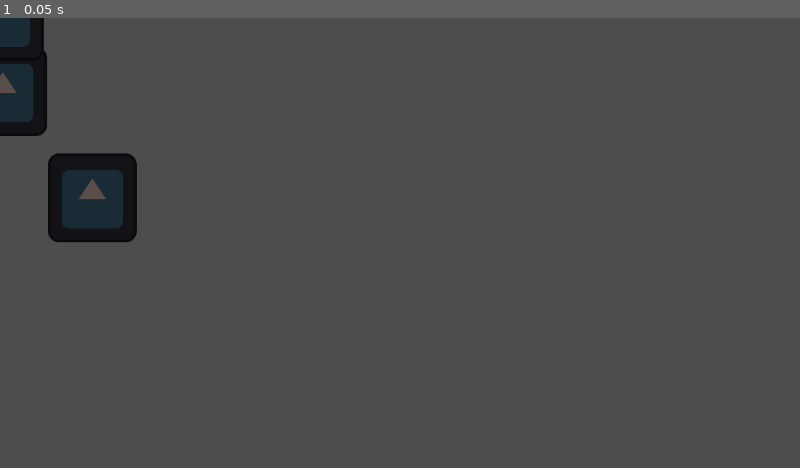
Above: before the commit, frame 1.
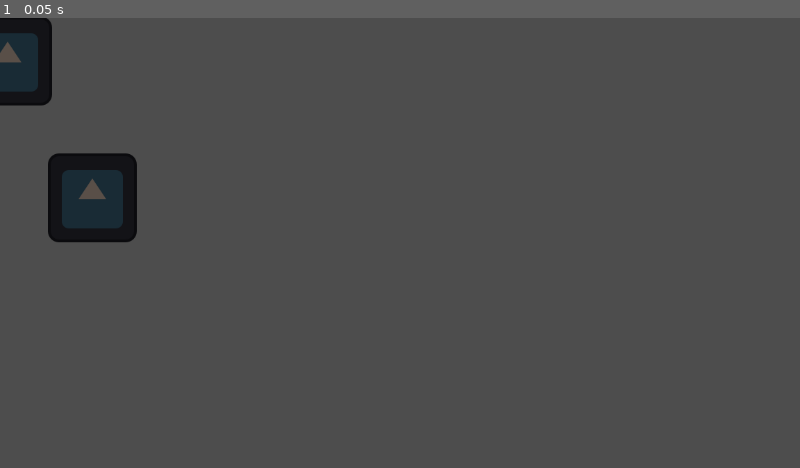
Above: after the commit, the same moment.

Repository: StickyBeacon/chasebox
Game: Godot game, scene res://spaces/maps/map_2.tscn
Same seed, same stepped clock (60 frames per second), same inputs: the game is played once before the commit and once after it. This scene is started directly instead of the project's main scene. The engine's default icon, where the game draws it, is replaced by a stand-in: a white triangle on a blue panel in a dark square.
Inputs:
- Up to frame 1 (0.05 s): no input

The runs differ from the first frame. In frame 1, 1.1% of the frame differs, in the area x 0-7%, y 0-27%.

Commit message:
Map system werkt! jpoepie!

Diff:
--- a/managers/map_manager.gd
+++ b/managers/map_manager.gd
@@ -1,14 +1,35 @@
 extends Node
+
+var _map_list = []
+const MAP_DIR = "res://spaces/maps/"
+var _current_map :BaseMap= null
+
+
+func _ready() -> void:
+	var dir_access = DirAccess.open(MAP_DIR)
+	for map in dir_access.get_files():
+		if map.ends_with(".tscn"):
+			_map_list.append(load(MAP_DIR + map))
 
 
 func generate_random_map():
-	pass
+	clear_map()
+	var new_map = _map_list.pick_random().instantiate()
+	%Map.add_child(new_map)
+	_current_map = new_map
 
 
-func spawn_players():
-	pass
+
+func spawn_players(team_dict):
+	for id in team_dict[RoundManager.Team.Chaser] + team_dict[RoundManager.Team.Runner]:
+		var team = RoundManager.Team.Chaser if id in team_dict[RoundManager.Team.Chaser] else RoundManager.Team.Runner
+		var player :Player= %PlayerManager.get_player(id)
+		player.is_chaser = true if team == RoundManager.Team.Chaser else false
+		player.global_position = _current_map.get_spawn(team)
+
 
 
 func clear_map():
+	_current_map = null
 	for child in %Map.get_children():
 		child.queue_free()
--- a/managers/round_manager.gd
+++ b/managers/round_manager.gd
@@ -65,6 +65,7 @@
 		return
 
 	#TODO laad nieuwe map
+	%MapManager.generate_random_map()
 	current_gamemode = GameMode.values().pick_random()
 	turn_order.reverse()
 	next_turn()
@@ -106,13 +107,7 @@
 
 	# TODO maak maps bruh
 	# Initialize player variables based on team
-	var run_spawn = Vector2(-400,-200) # temp
-	var chase_spawn = Vector2(400,200) # temp
-	for id in chosen_players:
-		var player :Player= %PlayerManager.get_player(id)
-		player.is_chaser = true if id in team_dict[Team.Chaser] else false
-		player.global_position = chase_spawn if id in team_dict[Team.Chaser] else run_spawn
-
+	%MapManager.spawn_players(team_dict)
 	# Game starts
 	%TimerManager.start_timer()
 
--- a/spaces/maps/map_2.tscn
+++ b/spaces/maps/map_2.tscn
@@ -17,7 +17,7 @@
 [node name="Map" type="Node2D" parent="." index="3"]
 
 [node name="Box" type="StaticBody2D" parent="Map" index="0"]
-position = Vector2(-124, 252)
+position = Vector2(-122, 260)
 
 [node name="Sprite2D" type="Sprite2D" parent="Map/Box" index="0"]
 modulate = Color(0.350029, 0.309714, 0.280276, 1)
@@ -38,19 +38,8 @@
 modulate = Color(0.972105, 0.974033, 0.973949, 1)
 shape = SubResource("RectangleShape2D_u6vgl")
 
-[node name="Box3" type="StaticBody2D" parent="Map" index="2"]
-position = Vector2(4, 106)
-
-[node name="Sprite2D" type="Sprite2D" parent="Map/Box3" index="0"]
-modulate = Color(0.350029, 0.309714, 0.280276, 1)
-texture = ExtResource("2_mcqww")
-
-[node name="CollisionShape2D" type="CollisionShape2D" parent="Map/Box3" index="1"]
-modulate = Color(0.972105, 0.974033, 0.973949, 1)
-shape = SubResource("RectangleShape2D_u6vgl")
-
-[node name="Box4" type="StaticBody2D" parent="Map" index="3"]
-position = Vector2(-7, -135)
+[node name="Box4" type="StaticBody2D" parent="Map" index="2"]
+position = Vector2(6, -147)
 
 [node name="Sprite2D" type="Sprite2D" parent="Map/Box4" index="0"]
 modulate = Color(0.350029, 0.309714, 0.280276, 1)
@@ -60,8 +49,8 @@
 modulate = Color(0.972105, 0.974033, 0.973949, 1)
 shape = SubResource("RectangleShape2D_u6vgl")
 
-[node name="Box5" type="StaticBody2D" parent="Map" index="4"]
-position = Vector2(-1, -2)
+[node name="Box5" type="StaticBody2D" parent="Map" index="3"]
+position = Vector2(11, 62)
 
 [node name="Sprite2D" type="Sprite2D" parent="Map/Box5" index="0"]
 modulate = Color(0.350029, 0.309714, 0.280276, 1)
